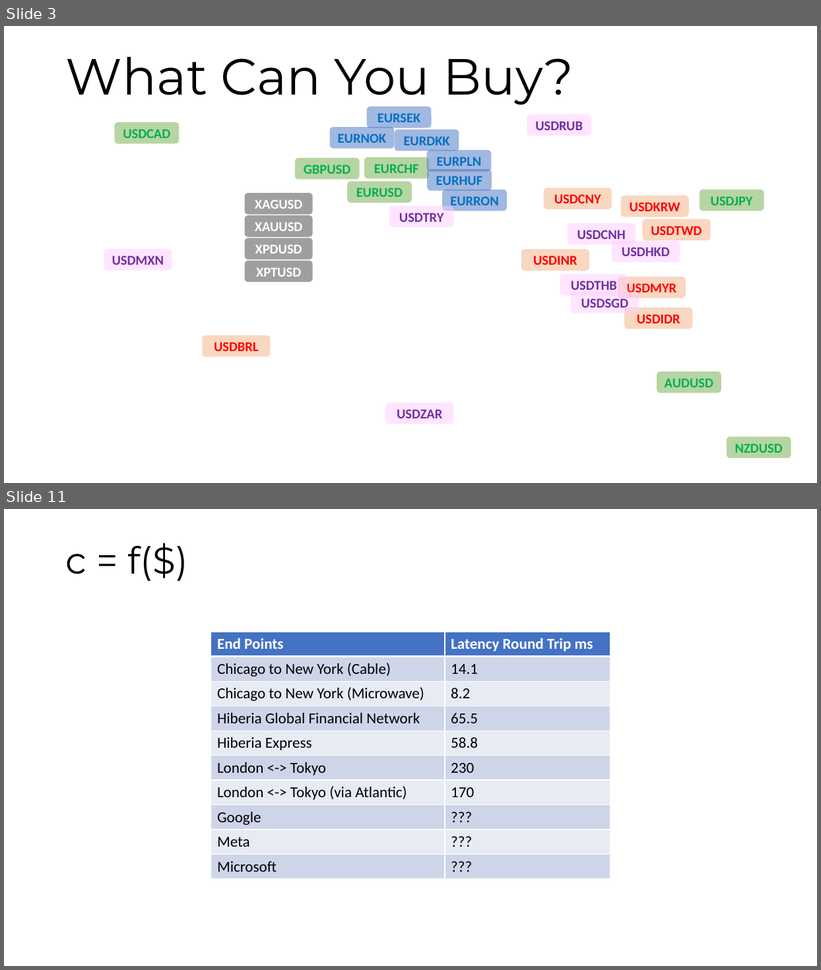
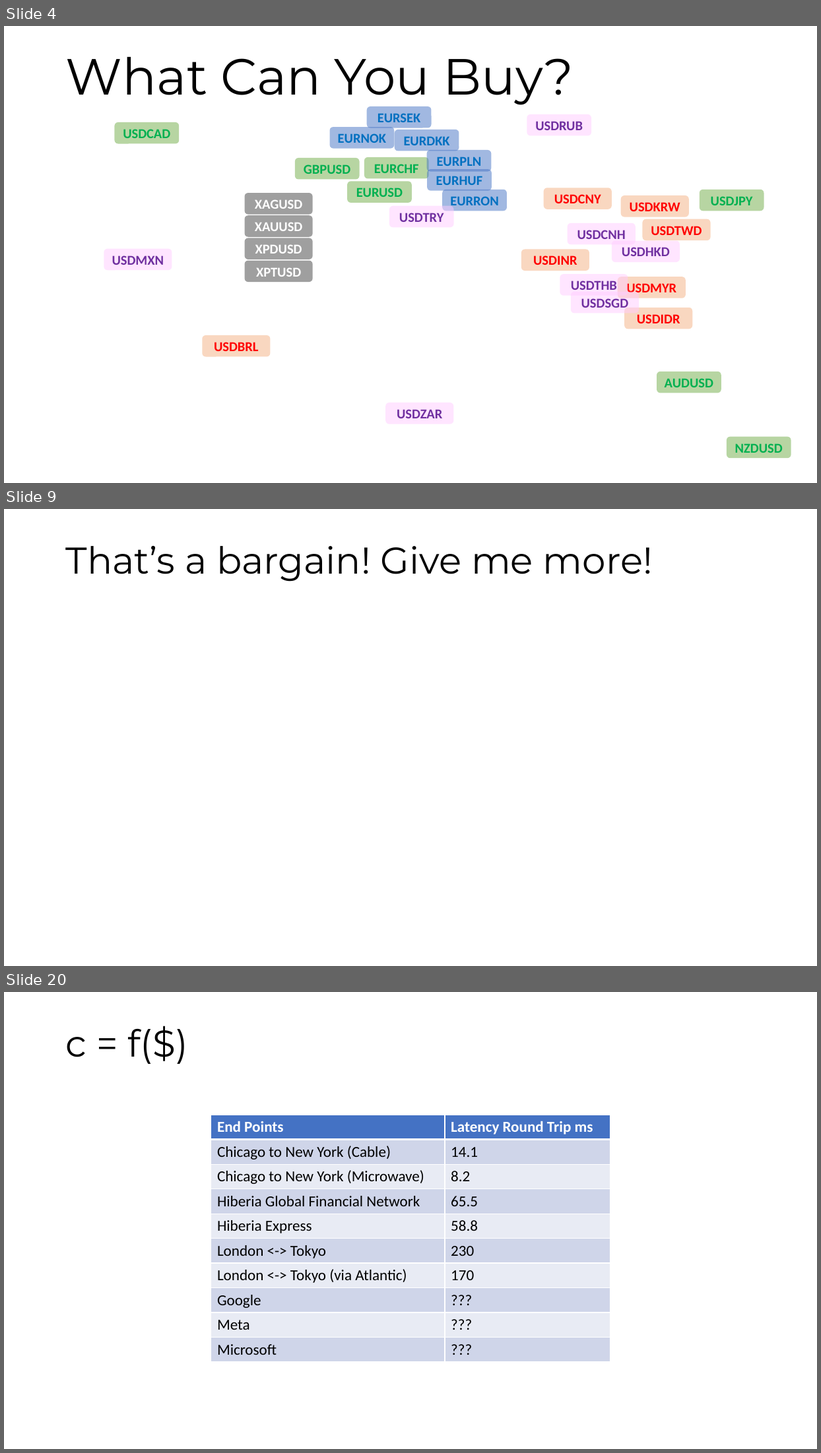
Before and after one commit to maatt4code/PicsAndStuff, a slide deck: Presentation/FXMM.pptx. Shown one above the other, each under a label of ours: slides 3 and 11 before the commit, slides 4, 9 and 20 after it; the slides between them are not shown. The pictures are 821x970 and 821x1453 pixels, drawn with LibreOffice and Linux fonts; fonts in the diff are those of the drawing; background and template pictures are left out. Boxes give left, top, right and bottom in pixels: in the first picture for what was removed or moved away, otherwise in the second. Text is boxed around its words. In the diff, an @@ line names an element or a change of style, - is before the commit and + after.

```diff
--- a/Presentation/FXMM.pptx
+++ b/Presentation/FXMM.pptx
@@ slide 9 added at [4, 509, 817, 966], background #FFFFFF @@
@@ title added at [66, 546, 653, 582], 44 pt, text #000000 @@
+That’s a bargain! Give me more!
@@ what was slide 3 is now slide 4 @@
@@ what was slide 11 is now slide 20 @@
```
Also in this commit, not shown: 5 slides changed, 13 other slides added, 3 slides removed, 12 other files.
